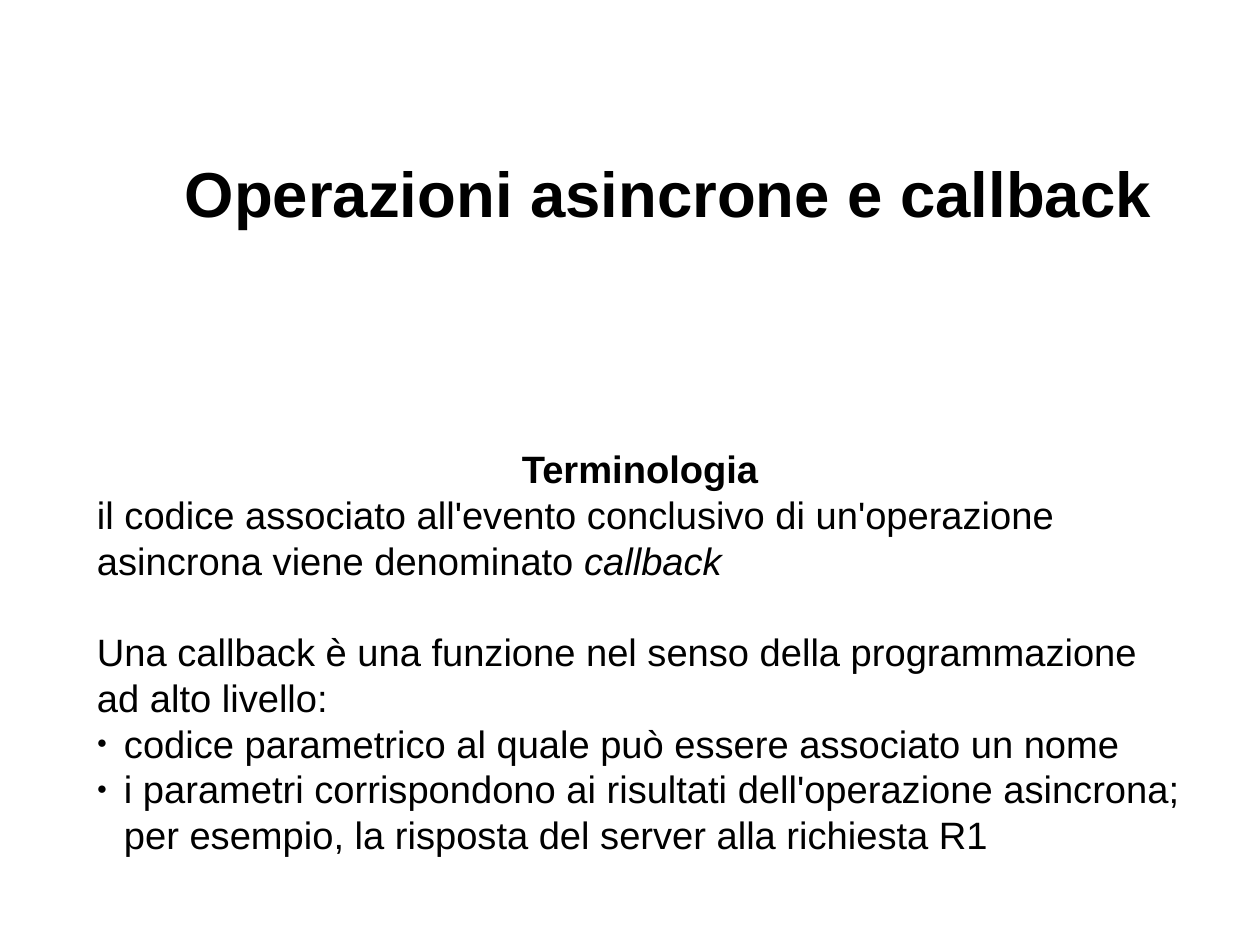
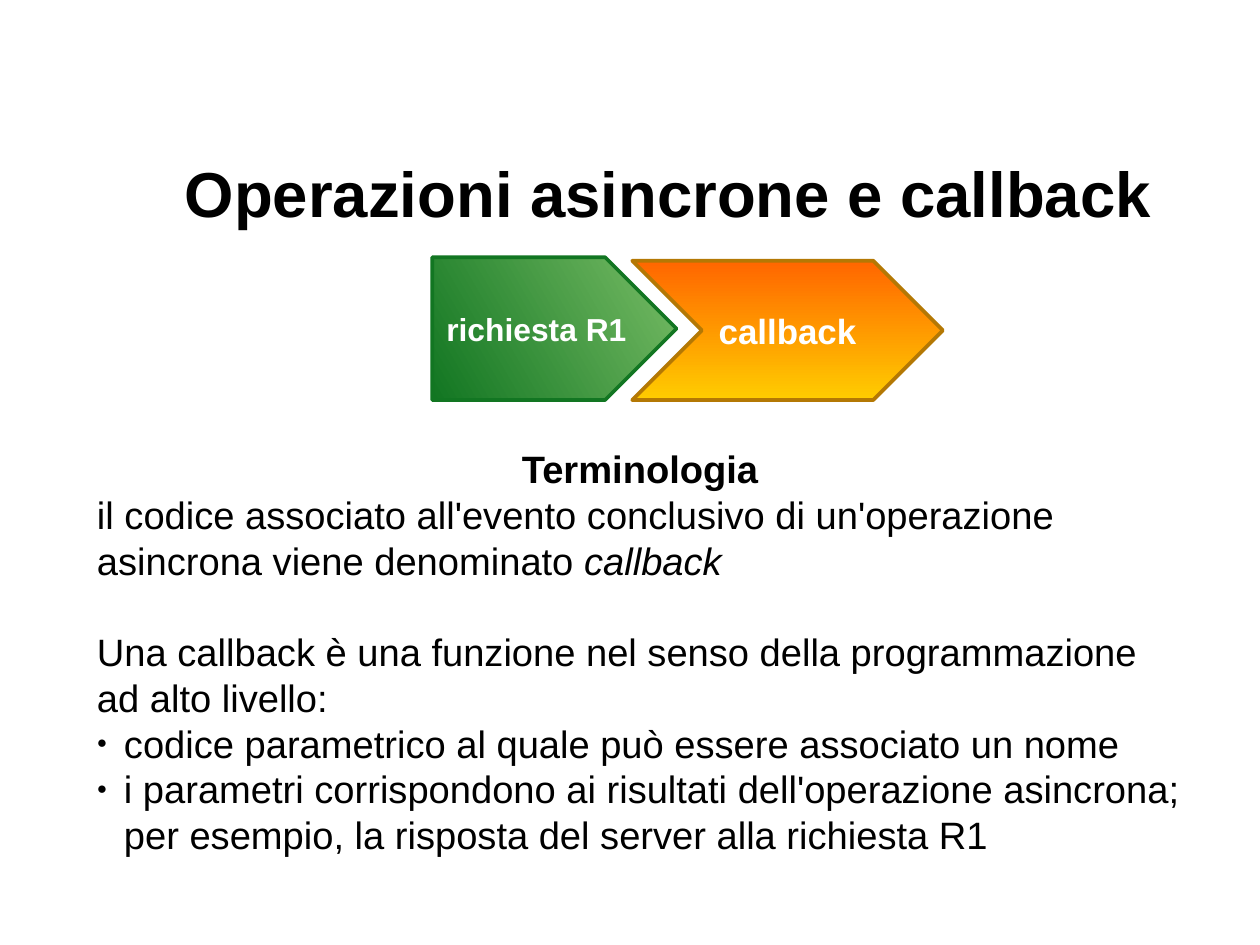
Before and after one commit to davideancona/minicorsiRAISE, a slide deck: slide 9 of iot/NodeJs1.odp. Drawn at 1260x945 pixels with LibreOffice and Linux fonts; fonts in the diff are those of the drawing. Boxes give left, top, right and bottom in pixels: in the first picture for what was removed or moved away, otherwise in the second. Text is boxed around its words. In the diff, an @@ line names an element or a change of style, - is before the commit and + after.

```diff
--- a/iot/NodeJs1.odp
+++ b/iot/NodeJs1.odp
@@ pentagon arrow added at <box>432,257,677,400</box>, fill gradient #77BC65 to #127622, outline #127622 2.3 pt, 20 pt, text #FFFFFF, bold @@
+richiesta R1
@@ chevron added at <box>632,261,943,400</box>, fill gradient #FFCC00 to #FF6600, outline #B47804 2.3 pt, 22 pt, text #FFFFFF, bold @@
+callback
```
Also in this commit, not shown: 5 other slides changed, 1 slide added.
